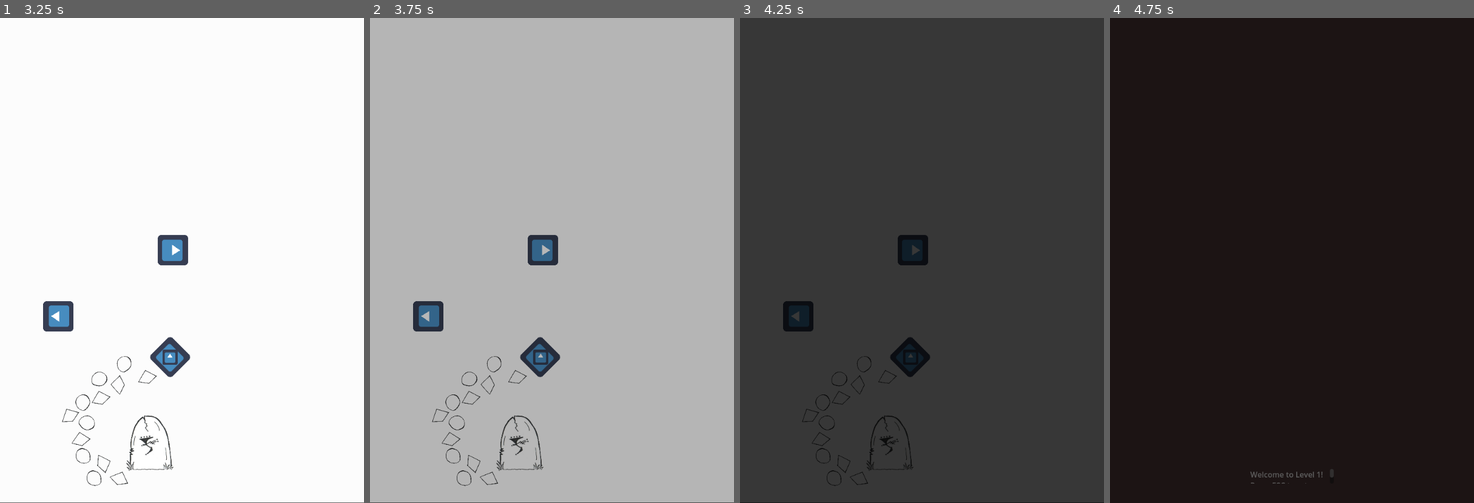
Above: before the commit, frames 1-4 (left to right).
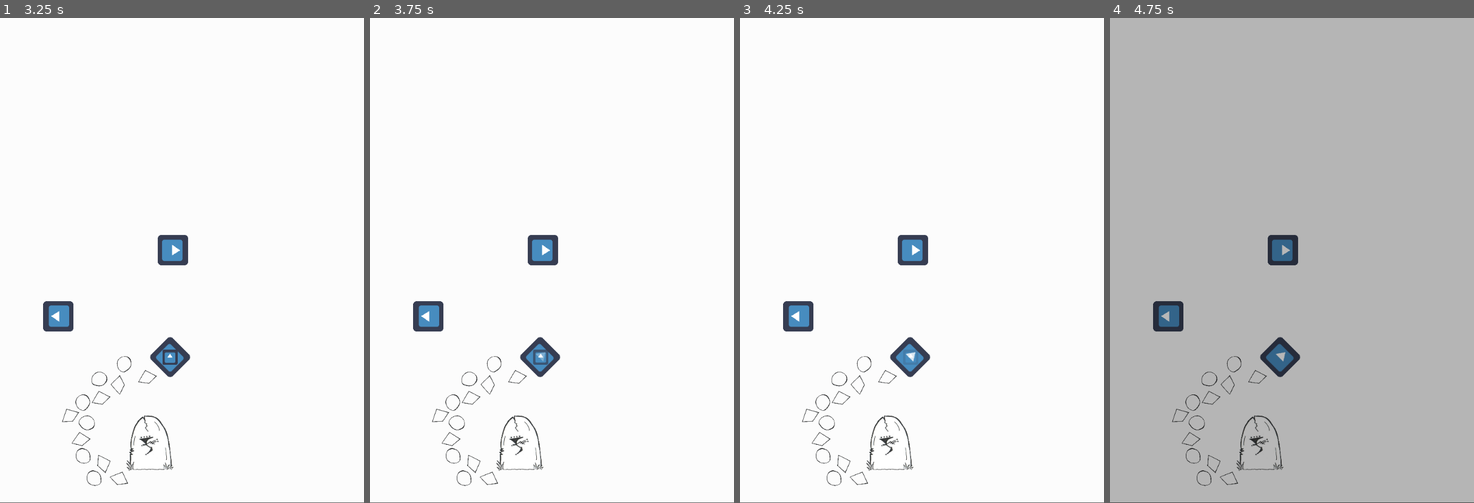
Above: after the commit, the same moments.

Repository: AntonioDell/pip-melville-website
Game: Godot game, scene res://levels/map/map.tscn
Two runs of this game, one before a commit and one after it. Both use one fixed random seed, a clock stepped at 60 frames per second and the inputs below. The engine's default icon, where the game draws it, is replaced by a stand-in: a white triangle on a blue panel in a dark square.
Inputs (mouse positions are in pixels of both pictures, inside the frame that each line leads up to):
- Up to frame 1 (3.25 s): tap Enter at 0.5 s; move the mouse to (149, 444) at 0.52 s; click (149, 444) at 0.67 s; tap Space at 1.25 s; move the mouse to (171, 357) at 1.27 s; click (171, 357) at 1.42 s; move the mouse to (174, 250) at 2.02 s; click (174, 250) at 2.17 s; move the mouse to (58, 318) at 2.77 s; click (58, 318) at 2.92 s
- Up to frame 2 (3.75 s): tap Enter at 3.5 s; move the mouse to (661, 333) at 3.52 s; click (661, 333) at 3.67 s
- Up to frame 3 (4.25 s): no input
- Up to frame 4 (4.75 s): move the mouse to (1182, 187) at 4.27 s; click (1182, 187) at 4.42 s

Frame 1 is identical in both runs. In frame 2, 99% of the frame differs, in the area x 0-100%, y 0-100%; in frame 3, 100%; in frame 4, 100%.

Commit message:
feat(map): Add player fade out

Diff:
--- a/levels/map/map.gd
+++ b/levels/map/map.gd
@@ -31,6 +31,9 @@
 		await _move_between(current_indicator, level_indicator)
 	_is_moving = false
 	if level_indicator.scene_to_load:
+		var fadeOutTweener := create_tween()
+		fadeOutTweener.tween_property(_player, "modulate", Color.TRANSPARENT, 1)
+		await fadeOutTweener.finished
 		$"/root/Transition".fade_to(level_indicator.scene_to_load)
 
 
